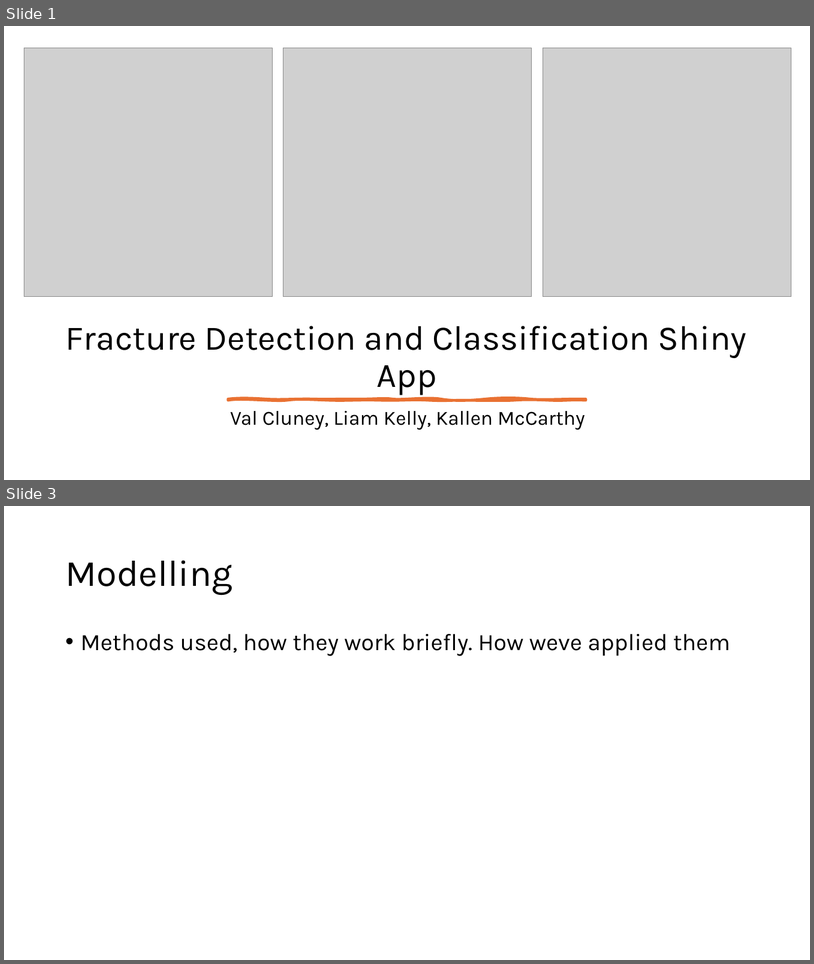
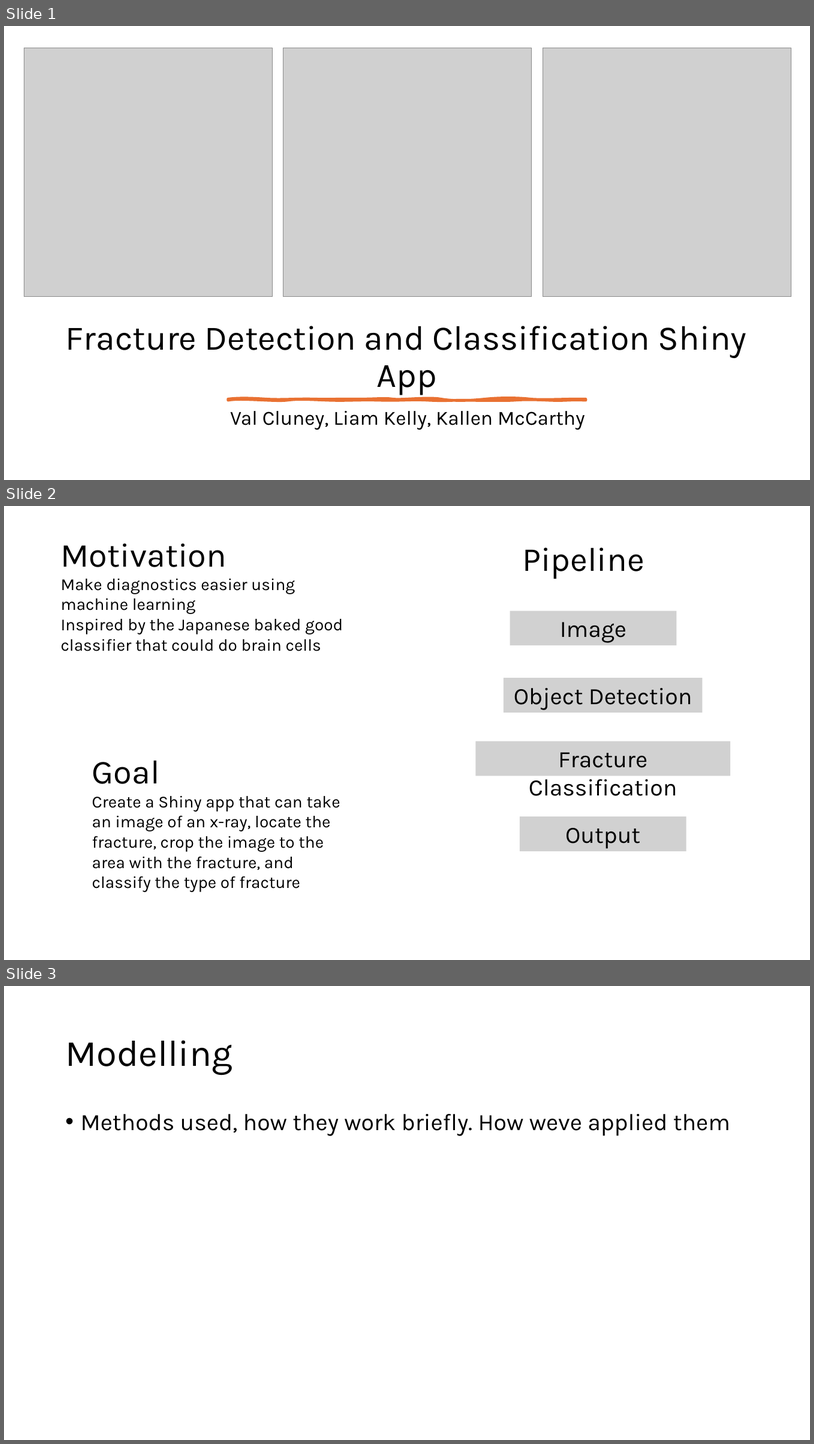
Before and after one commit to LiamKUL/MS6071Project, a slide deck: presentation/Presentaion.pptx. Shown one above the other, each under a label of ours: slides 1 and 3 before the commit, slides 1, 2 and 3 after it; the slides between them are not shown. The pictures are 814x964 and 814x1444 pixels, drawn with LibreOffice and Linux fonts; fonts in the diff are those of the drawing; grey boxes stand for pictures. Boxes give left, top, right and bottom in pixels: in the first picture for what was removed or moved away, otherwise in the second. Text is boxed around its words. In the diff, an @@ line names an element or a change of style, - is before the commit and + after.

```diff
--- a/presentation/Presentaion.pptx
+++ b/presentation/Presentaion.pptx
@@ slide 2 added at box(4, 506, 810, 960), background #FFFFFF @@
@@ text added at box(61, 543, 343, 651), 20 pt, text #000000 @@
+Motivation
+Make diagnostics easier using machine learning
+Inspired by the Japanese baked good classifier that could do brain cells
@@ text added at box(522, 547, 645, 579), 40 pt, text #000000 @@
+Pipeline
@@ rectangle added at box(510, 610, 677, 645), fill #D1D1D1, 28 pt, text #000000 @@
+Image
@@ rectangle added at box(504, 678, 703, 712), fill #D1D1D1, 28 pt, text #000000 @@
+Object Detection
@@ rectangle added at box(476, 741, 731, 776), fill #D1D1D1, 28 pt, text #000000 @@
+Fracture Classification
@@ text added at box(92, 760, 341, 892), 20 pt, text #000000 @@
+Goal
+Create a Shiny app that can take an image of an x-ray, locate the fracture, crop the image to the area with the fracture, and classify the type of fracture
@@ rectangle added at box(520, 816, 687, 851), fill #D1D1D1, 28 pt, text #000000 @@
+Output
```
Also in this commit, not shown: 1 slide removed, 1 other file.
